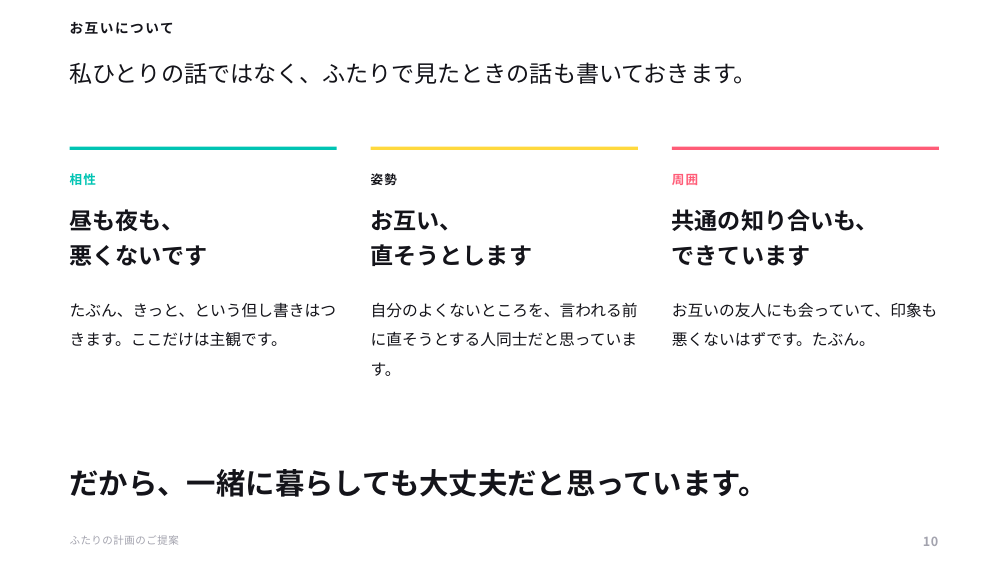
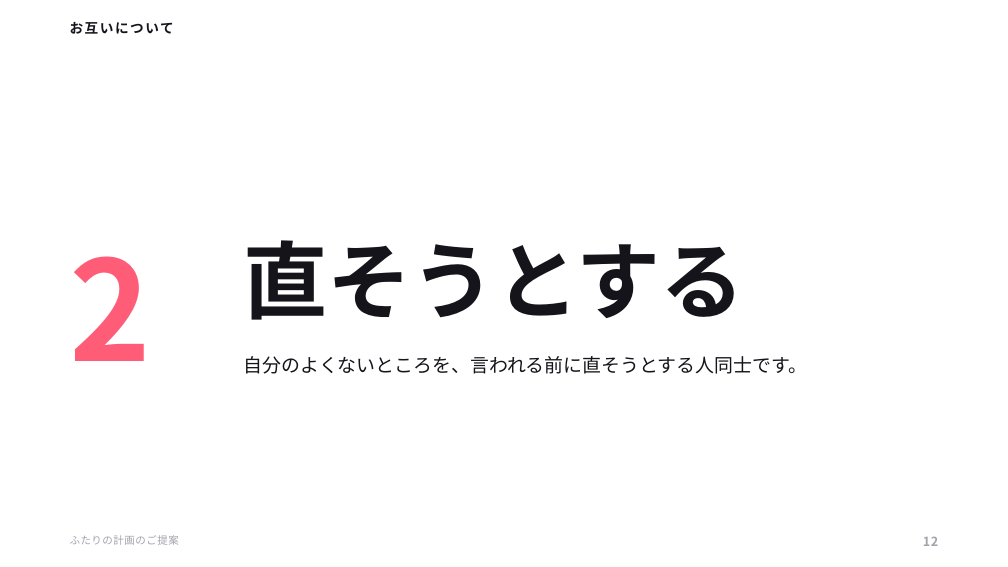
Before and after one commit to ayaka1933-glitch/portfolio, a slide deck: slide 12 of proposal/ふたりの計画のご提案.pptx (slide 10 before the commit). Drawn at 1008x567 pixels with LibreOffice and Linux fonts; fonts in the diff are those of the drawing. Boxes give left, top, right and bottom in pixels: in the first picture for what was removed or moved away, otherwise in the second. Text is boxed around its words. In the diff, an @@ line names an element or a change of style, - is before the commit and + after.

```diff
--- a/proposal/ふたりの計画のご提案.pptx
+++ b/proposal/ふたりの計画のご提案.pptx
@@ text removed at <box>70,62,757,84</box> @@
-私ひとりの話ではなく、ふたりで見たときの話も書いておきます。
@@ rectangle removed at <box>70,147,337,150</box> @@
@@ rectangle removed at <box>371,147,637,150</box> @@
@@ rectangle removed at <box>672,147,939,150</box> @@
@@ text removed at <box>70,173,96,185</box> @@
-相性
@@ text removed at <box>371,173,397,185</box> @@
-姿勢
@@ text removed at <box>672,174,698,185</box> @@
-周囲
@@ text removed at <box>70,209,208,266</box> @@
-昼も夜も、
-悪くないです
@@ text "直そうとする" at <box>243,240,745,320</box>: vertical alignment top to bottom @@
@@ text removed at <box>672,209,879,266</box> @@
-共通の知り合いも、
-できています
@@ text added at <box>70,256,152,361</box>, 132 pt, text #FF5C77, bold @@
+2
@@ text at <box>243,240,745,320</box>: text changed; size 22 to 80 pt @@
-お互い、
-直そうとします
+直そうとする
@@ text removed at <box>70,302,336,346</box> @@
-たぶん、きっと、という但し書きはつきます。ここだけは主観です。
@@ text removed at <box>672,302,938,346</box> @@
-お互いの友人にも会っていて、印象も悪くないはずです。たぶん。
@@ text at <box>243,356,807,374</box>: text changed; size 15 to 18 pt @@
-自分のよくないところを、言われる前に直そうとする人同士だと思っています。
+自分のよくないところを、言われる前に直そうとする人同士です。
@@ text removed at <box>70,469,768,497</box> @@
-だから、一緒に暮らしても大丈夫だと思っています。
@@ text at <box>923,537,938,546</box>: text changed @@
-10
+12
```
Also in this commit, not shown: 9 other slides changed, 4 slides added, 4 other files.
